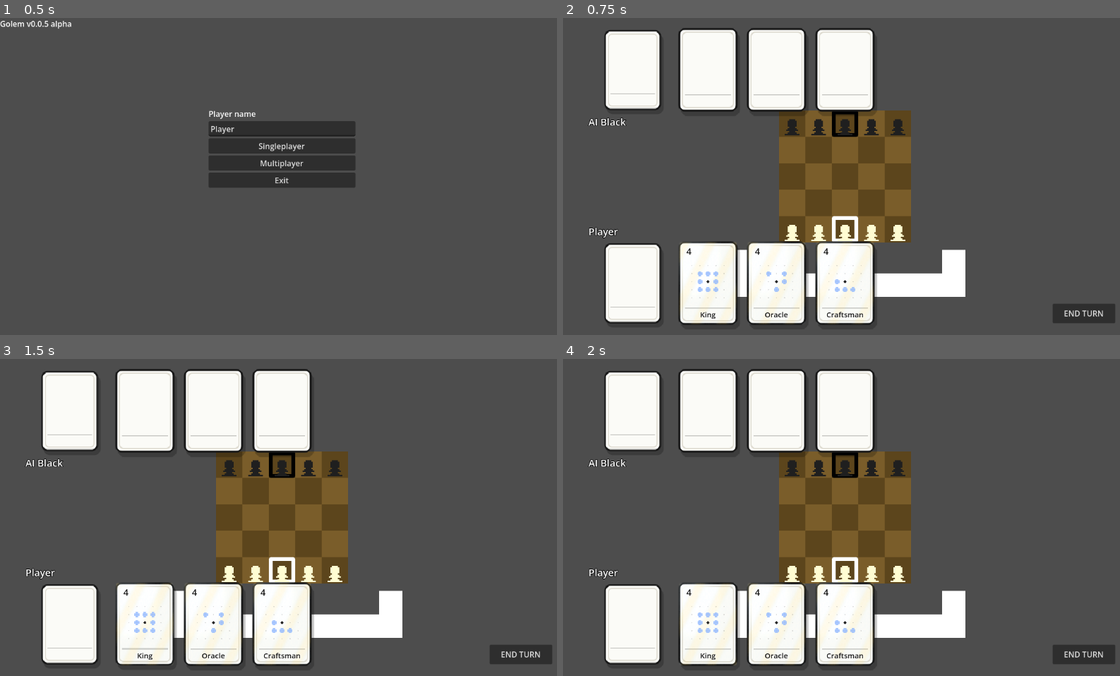
Above: before the commit, frames 1-4 (two rows, left to right).
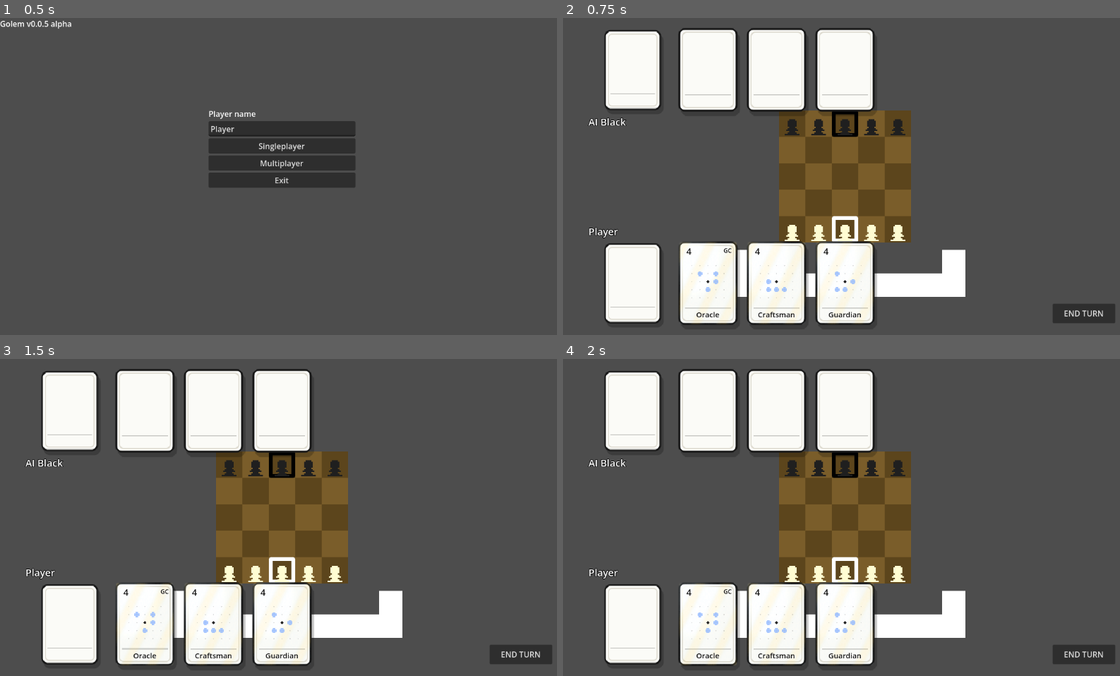
Above: after the commit, the same moments.

Repository: DavidBarta92/Golem-Chess
Game: Godot game, scene res://Scenes/MainMenu.tscn
Same seed, same stepped clock (60 frames per second), same inputs: the game is played once before the commit and once after it.
Inputs:
- Up to frame 1 (0.5 s): no input
- Up to frame 2 (0.75 s): click "Singleplayer" at 0.5 s
- Up to frame 3 (1.5 s): click "4" at 1.25 s
- Up to frame 4 (2 s): no input

Frame 1 is identical in both runs. In frame 2, 0.4% of the frame differs, in the area x 23-54%, y 72-95%; in frame 3, 0.4%; in frame 4, 0.4%.

Commit message:
king is not in first hand

Diff:
--- a/Cards/oracle.tres
+++ b/Cards/oracle.tres
@@ -11,8 +11,11 @@
 duration = 4
 white_piece_texture = ExtResource("3_6ensw")
 black_piece_texture = ExtResource("1_c80hc")
-effect_type = "none"
+effect_type = "grant_card"
 effect_trigger = "on_expire"
 effect_params = Array[Array]([[0, 1, 0, 0, 0], [0, 0, 0, 0, 0], [0, 0, 0, 0, 0], [0, 0, 0, 0, 0], [0, 0, 0, 0, 0]])
+effect_settings = {
+"card_name": "King"
+}
 movement_pattern = Array[Array]([[0, 0, 0, 0, 0], [0, 1, 0, 1, 0], [0, 0, 0, 1, 0], [0, 0, 1, 0, 0], [0, 0, 0, 0, 0]])
 metadata/_custom_type_script = "uid://ceu346mj3mqc5"
--- a/Cards/scholar.tres
+++ b/Cards/scholar.tres
@@ -11,8 +11,11 @@
 duration = 4
 white_piece_texture = ExtResource("3_gx4e3")
 black_piece_texture = ExtResource("1_gux7p")
-effect_type = "none"
-effect_trigger = "on_expire"
+effect_type = "grant_card"
+effect_trigger = "on_capture"
 effect_params = Array[Array]([[0, 1, 0, 0, 0], [0, 0, 0, 0, 0], [0, 0, 0, 0, 0], [0, 0, 0, 0, 0], [0, 0, 0, 0, 0]])
+effect_settings = {
+"card_name": "King"
+}
 movement_pattern = Array[Array]([[0, 0, 0, 0, 0], [0, 0, 0, 1, 0], [0, 1, 0, 0, 0], [0, 0, 1, 1, 0], [0, 0, 0, 0, 0]])
 metadata/_custom_type_script = "uid://ceu346mj3mqc5"
--- a/Cards/troubadour.tres
+++ b/Cards/troubadour.tres
@@ -11,8 +11,11 @@
 duration = 4
 white_piece_texture = ExtResource("3_rqqbm")
 black_piece_texture = ExtResource("1_2pj1y")
-effect_type = "none"
-effect_trigger = "on_expire"
+effect_type = "grant_card"
+effect_trigger = "on_captured"
 effect_params = Array[Array]([[0, 1, 0, 0, 0], [0, 0, 0, 0, 0], [0, 0, 0, 0, 0], [0, 0, 0, 0, 0], [0, 0, 0, 0, 0]])
+effect_settings = {
+"card_name": "King"
+}
 movement_pattern = Array[Array]([[0, 0, 0, 0, 0], [0, 0, 1, 0, 0], [0, 0, 0, 1, 0], [0, 1, 0, 1, 0], [0, 0, 0, 0, 0]])
 metadata/_custom_type_script = "uid://ceu346mj3mqc5"
--- a/Scenes/chess.gd
+++ b/Scenes/chess.gd
@@ -41,6 +41,7 @@
 const WHITE_BASE_FIELD = Vector2(0, 2)
 const BLACK_BASE_FIELD = Vector2(4, 2)
 const MAIN_MENU_SCENE = "res://Scenes/MainMenu.tscn"
+const CARD_BURN_SEQUENCE_GAP = 0.08
 
 @onready var pieces_node = $Pieces
 @onready var dots = $Dots
@@ -100,6 +101,8 @@
 	0: "Player",
 	1: "Player",
 }
+var pending_card_burn_animations: Array = []
+var card_burn_animation_sequence_running: bool = false
 
 var side
 
@@ -557,7 +560,7 @@
 		if MoveRules.is_king_card(expired_card):
 			handle_expired_king_card_locally(piece.color, expired_card)
 			continue
-		play_card_expire_animation(piece_pos, expired_card)
+		queue_card_expire_animation(piece_pos, expired_card)
 
 func handle_expired_king_card_locally(owner_color: int, expired_card: Card) -> void:
 	var hand: Array[Card] = get_card_hand(owner_color)
@@ -843,7 +846,7 @@
 		var target_zone: String = str(transfer.get("target_zone", ""))
 		if target_zone == "deleted":
 			play_transfer_source_pulse(transfer)
-			play_card_transfer_burn_animation(transfer)
+			queue_card_transfer_burn_animation(transfer)
 			continue
 		if target_zone != "hand":
 			continue
@@ -920,16 +923,23 @@
 		if expired_card.effect_type == CardEffect.TYPE_GIVE_CARD && expired_card.effect_trigger == CardEffect.TRIGGER_ON_EXPIRE:
 			continue
 
-		play_card_expire_animation(piece_pos, expired_card)
-
-func play_card_transfer_burn_animation(transfer: Dictionary) -> void:
+		queue_card_expire_animation(piece_pos, expired_card)
+
+func queue_card_transfer_burn_animation(transfer: Dictionary) -> void:
+	pending_card_burn_animations.append({
+		"type": "transfer",
+		"transfer": transfer.duplicate(true),
+	})
+	process_card_burn_animation_queue()
+
+func play_card_transfer_burn_animation(transfer: Dictionary) -> CardVisual:
 	if canvas_layer == null:
-		return
+		return null
 
 	var card_name: String = str(transfer.get("card_name", ""))
 	var card: Card = CardLibrary.duplicate_card(card_name)
 	if card == null:
-		return
+		return null
 
 	var card_visual: CardVisual = CARD_VISUAL.instantiate() as CardVisual
 	canvas_layer.add_child(card_visual)
@@ -947,10 +957,47 @@
 	card_visual.rotation = deg_to_rad(randf_range(-4.0, 4.0))
 	card_visual.z_index = 980
 	card_visual.play_burn_away_and_free()
-
-func play_card_expire_animation(piece_position: Vector2, expired_card: Card) -> void:
+	return card_visual
+
+func queue_card_expire_animation(piece_position: Vector2, expired_card: Card) -> void:
+	if expired_card == null:
+		return
+
+	var queued_card: Card = expired_card.duplicate() as Card
+	if queued_card == null:
+		queued_card = expired_card
+	pending_card_burn_animations.append({
+		"type": "expire",
+		"piece_position": piece_position,
+		"expired_card": queued_card,
+	})
+	process_card_burn_animation_queue()
+
+func process_card_burn_animation_queue() -> void:
+	if card_burn_animation_sequence_running:
+		return
+
+	card_burn_animation_sequence_running = true
+	while !pending_card_burn_animations.is_empty():
+		var animation_data: Dictionary = pending_card_burn_animations.pop_front()
+		var card_visual: CardVisual = null
+		var animation_type: String = str(animation_data.get("type", ""))
+		if animation_type == "transfer":
+			card_visual = play_card_transfer_burn_animation(animation_data.get("transfer", {}))
+		elif animation_type == "expire":
+			var piece_position: Vector2 = value_to_vector2(animation_data.get("piece_position", INVALID_BOARD_POS), INVALID_BOARD_POS)
+			var expired_card: Card = animation_data.get("expired_card", null) as Card
+			card_visual = play_card_expire_animation(piece_position, expired_card)
+		if card_visual != null and is_instance_valid(card_visual):
+			await card_visual.burn_finished
+		if !pending_card_burn_animations.is_empty() and get_tree() != null:
+			await get_tree().create_timer(CARD_BURN_SEQUENCE_GAP).timeout
+
+	card_burn_animation_sequence_running = false
+
+func play_card_expire_animation(piece_position: Vector2, expired_card: Card) -> CardVisual:
 	if expired_card == null or canvas_layer == null or !is_valid_position(piece_position):
-		return
+		return null
 
 	var display_card: Card = expired_card.duplicate() as Card
 	if display_card == null:
@@ -973,6 +1020,7 @@
 	card_visual.rotation = deg_to_rad(randf_range(-4.0, 4.0))
 	card_visual.z_index = 980
 	card_visual.play_burn_away_and_free()
+	return card_visual
 
 func play_transfer_source_pulse(transfer: Dictionary) -> void:
 	var source_zone: String = str(transfer.get("source_zone", ""))
@@ -1141,7 +1189,7 @@
 	if card_name.is_empty():
 		return
 	if get_card_hand(owner_color).size() >= DeckManager.HAND_SIZE:
-		play_card_transfer_burn_animation({
+		queue_card_transfer_burn_animation({
 			"source_player_id": get_player_id_for_color(owner_color),
 			"target_player_id": get_player_id_for_color(owner_color),
 			"card_name": card_name,
--- a/Scripts/AIMoveEvaluator.gd
+++ b/Scripts/AIMoveEvaluator.gd
@@ -507,7 +507,7 @@
 		CardEffect.TYPE_STEAL_CARD:
 			score += 50.0
 		CardEffect.TYPE_GRANT_CARD:
-			score += 45.0
+			score += score_grant_card_effect(game_state, player_id, card)
 		CardEffect.TYPE_GIVE_CARD:
 			score -= PENALTY_GIVE_CARD
 		CardEffect.TYPE_MOVE_BASE:
@@ -586,6 +586,24 @@
 		movement_count = card.get_directions().size()
 	return float(movement_count) * (SCORE_SHARED_OWN_MOBILITY - PENALTY_SHARED_OPPONENT_MOBILITY)
 
+func score_grant_card_effect(game_state: GameStateData, player_id: int, card: Card) -> float:
+	if game_state == null or card == null:
+		return 0.0
+
+	var target_player_id: int = int(card.effect_settings.get("target_player_id", player_id))
+	var granted_card_name: String = str(card.effect_settings.get("card_name", card.card_name))
+	if granted_card_name.is_empty():
+		return 0.0
+
+	var deck: Array = game_state.player_decks.get(target_player_id, [])
+	var available_count: int = 0
+	for deck_card_name_value in deck:
+		if str(deck_card_name_value) == granted_card_name:
+			available_count += 1
+
+	var amount: int = max(1, int(card.effect_settings.get("amount", 1)))
+	return 45.0 * min(amount, available_count)
+
 func score_turn_plan(game_state: GameStateData, player_id: int, plan: Dictionary, board_size: int = 5) -> float:
 	var breakdown: Dictionary = score_turn_plan_breakdown(game_state, player_id, plan, board_size)
 	return float(breakdown.get("total", 0.0))
@@ -817,7 +835,7 @@
 		CardEffect.TYPE_STEAL_CARD:
 			score += 50.0
 		CardEffect.TYPE_GRANT_CARD:
-			score += 45.0
+			score += score_grant_card_effect(game_state, player_id, card)
 		CardEffect.TYPE_GIVE_CARD:
 			score -= PENALTY_GIVE_CARD
 		CardEffect.TYPE_MOVE_BASE:
--- a/Scripts/CardEffectResolver.gd
+++ b/Scripts/CardEffectResolver.gd
@@ -125,22 +125,26 @@
 	var max_hand_size: int = max(1, int(params.get("max_hand_size", DEFAULT_MAX_HAND_SIZE)))
 	var granted_cards: Array = []
 	for grant_index in range(amount):
+		if !take_named_card_from_player_deck(game_state, target_player_id, granted_card_name):
+			print("Card grant ignored: %s is not in player=%d deck" % [granted_card_name, target_player_id])
+			return build_card_transfer_result(target_player_id, target_player_id, "deck", "hand_or_deleted", granted_cards)
+
 		var target_zone: String = give_card_to_player(game_state, target_player_id, granted_card_name, max_hand_size)
-		register_card_transfer(game_state, player_id, target_player_id, granted_card_name, "effect", target_zone, source_pos)
+		register_card_transfer(game_state, target_player_id, target_player_id, granted_card_name, "deck", target_zone, source_pos)
 		granted_cards.append(granted_card_name)
 		if game_state.match_logger != null:
 			game_state.match_logger.log_card_event(game_state, "grant_card", {
 				"player_id": target_player_id,
 				"card_name": granted_card_name,
-				"source_player_id": player_id,
+				"source_player_id": target_player_id,
 				"target_player_id": target_player_id,
-				"source_zone": "effect",
+				"source_zone": "deck",
 				"target_zone": target_zone,
 				"reason": card.card_name,
 			})
 
 	print("Card granted: %s x%d to player=%d" % [granted_card_name, amount, target_player_id])
-	return build_card_transfer_result(player_id, target_player_id, "effect", "hand_or_deleted", granted_cards)
+	return build_card_transfer_result(target_player_id, target_player_id, "deck", "hand_or_deleted", granted_cards)
 
 static func resolve_give_card(game_state: GameStateData, player_id: int, card: Card, source_pos: Vector2 = Vector2(-1, -1)) -> Dictionary:
 	var params: Dictionary = card.effect_settings
@@ -203,6 +207,19 @@
 
 	return stolen_card_name
 
+static func take_named_card_from_player_deck(game_state: GameStateData, player_id: int, card_name: String) -> bool:
+	if !game_state.player_decks.has(player_id):
+		return false
+
+	var deck: Array = game_state.player_decks[player_id]
+	var card_index: int = deck.find(card_name)
+	if card_index == -1:
+		return false
+
+	deck.remove_at(card_index)
+	game_state.player_decks[player_id] = deck
+	return true
+
 static func give_card_to_player(game_state: GameStateData, player_id: int, card_name: String, max_hand_size: int) -> String:
 	var hand: Array = game_state.player_hands.get(player_id, [])
 	if hand.size() < max_hand_size:
--- a/Scripts/CardVisual.gd
+++ b/Scripts/CardVisual.gd
@@ -6,6 +6,7 @@
 signal drag_started(card_visual: CardVisual)
 signal drag_moved(card_visual: CardVisual)
 signal drag_released(card_visual: CardVisual)
+signal burn_finished(card_visual: CardVisual)
 
 @export var angle_x_max: float = 13.0
 @export var angle_y_max: float = 13.0
@@ -222,15 +223,24 @@
 	burn_material.set_shader_parameter("seed", randf() * 1000.0)
 	card_face.material = burn_material
 	shimmer.visible = false
+	name_label.visible = false
+	duration_label.visible = false
+	effect_icon_texture.visible = false
+	effect_icon_label.visible = false
+	pattern_view.visible = false
 	shadow.self_modulate.a = 0.32
+	modulate.a = 1.0
 
 	tween_burn = create_tween().set_ease(Tween.EASE_IN_OUT).set_trans(Tween.TRANS_SINE)
 	tween_burn.tween_property(burn_material, "shader_parameter/burn_progress", 1.0, 1.15)
 	tween_burn.parallel().tween_property(self, "position", position + Vector2(0.0, -28.0), 1.15)
 	tween_burn.parallel().tween_property(self, "scale", scale * 0.82, 1.15)
 	tween_burn.parallel().tween_property(self, "rotation", rotation + deg_to_rad(randf_range(-7.0, 7.0)), 1.15)
-	tween_burn.parallel().tween_property(self, "modulate:a", 0.0, 0.9).set_delay(0.28)
-	tween_burn.tween_callback(Callable(self, "queue_free"))
+	tween_burn.tween_callback(Callable(self, "_finish_burn_away"))
+
+func _finish_burn_away() -> void:
+	burn_finished.emit(self)
+	queue_free()
 
 func _apply_card() -> void:
 	if card == null:
--- a/Scripts/DeckManager.gd
+++ b/Scripts/DeckManager.gd
@@ -44,12 +44,6 @@
 	return true
 
 static func draw_starting_hand(deck: Array[String], hand: Array[String]):
-	var king_index: int = find_king_card_index(deck)
-	if king_index != -1 && hand.size() < HAND_SIZE:
-		var king_card_name: String = deck[king_index]
-		deck.remove_at(king_index)
-		hand.append(king_card_name)
-
 	while hand.size() < STARTING_HAND_SIZE:
 		if !draw_card(deck, hand):
 			return
--- a/Shaders/card_burn.gdshader
+++ b/Shaders/card_burn.gdshader
@@ -28,15 +28,26 @@
 	return mix(mix(a, b, f.x), mix(c, d, f.x), f.y);
 }
 
+float fbm(vec2 p) {
+	float value = 0.0;
+	float amplitude = 0.5;
+	for (int i = 0; i < 4; i++) {
+		value += value_noise(p) * amplitude;
+		p *= 2.03;
+		amplitude *= 0.5;
+	}
+	return value;
+}
+
 void fragment() {
 	vec4 base = texture(TEXTURE, UV) * COLOR;
-	float noise = value_noise(UV * noise_scale);
-	float burn_value = UV.y + (noise - 0.5) * noise_strength;
-	float threshold = burn_progress * 1.22 - 0.12;
-	float burned = smoothstep(threshold - 0.025, threshold + 0.025, burn_value);
-	float distance_to_edge = abs(burn_value - threshold);
+	float noise = fbm(UV * noise_scale);
+	float dissolve_map = clamp(noise + (UV.y - 0.5) * noise_strength, 0.0, 1.0);
+	float threshold = burn_progress * 1.12 - 0.06;
+	float burned = smoothstep(dissolve_map - 0.035, dissolve_map + 0.035, threshold);
+	float distance_to_edge = abs(dissolve_map - threshold);
 	float edge = (1.0 - smoothstep(0.0, edge_width, distance_to_edge)) * (1.0 - burned);
-	float ash = smoothstep(edge_width * 1.8, 0.0, burn_value - threshold) * (1.0 - burned);
+	float ash = smoothstep(edge_width * 1.8, 0.0, threshold - dissolve_map) * (1.0 - burned);
 
 	vec3 color = mix(base.rgb, ash_color.rgb, ash * 0.7);
 	color = mix(color, ember_color.rgb, edge * 0.85);
